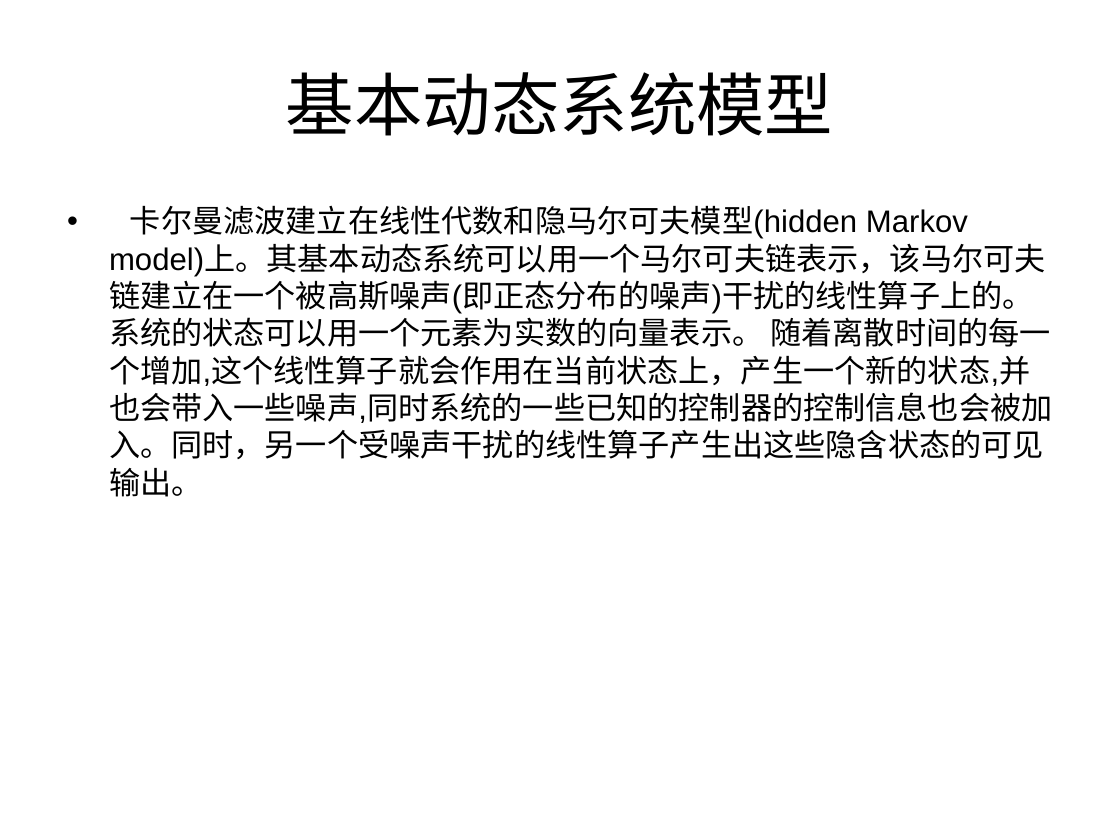
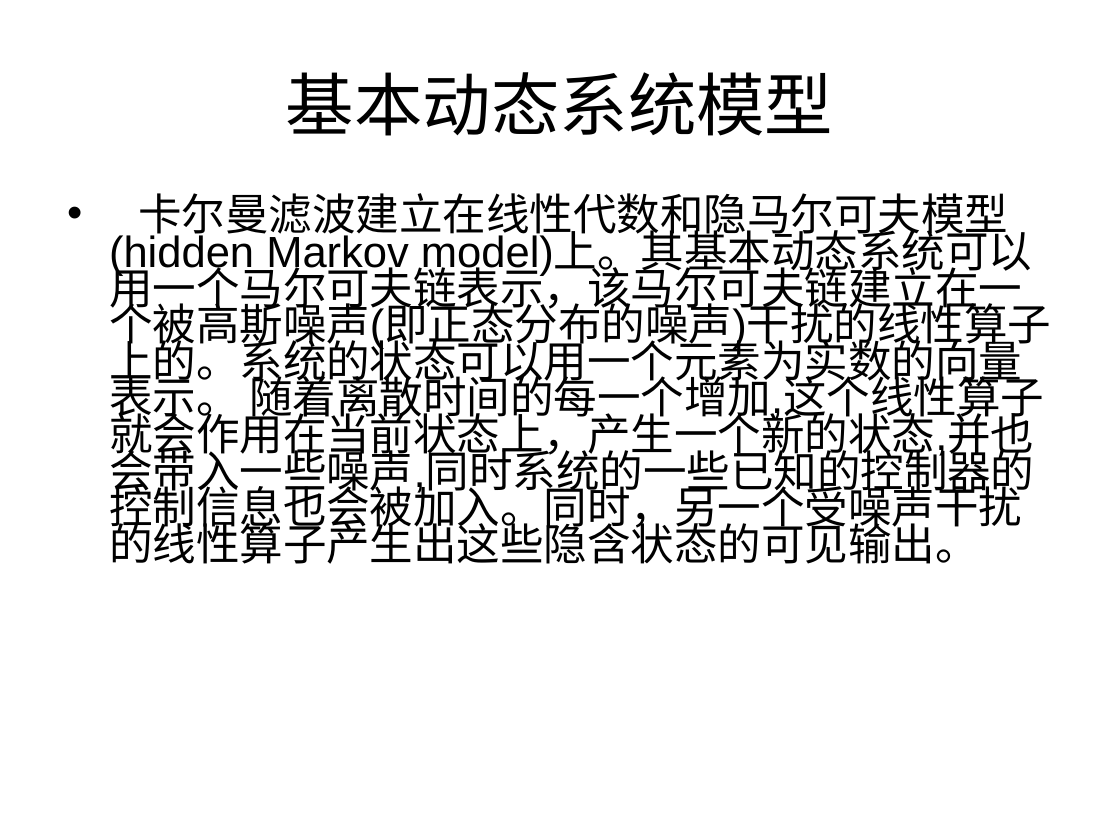
Before and after one commit to damarquezg/machine-learning, a slide deck: slide 2 of 卡尔曼滤波.ppt. Drawn at 1120x840 pixels with LibreOffice and Linux fonts; fonts in the diff are those of the drawing. Boxes give left, top, right and bottom in pixels: in the first picture for what was removed or moved away, otherwise in the second. Text is boxed around its words. In the diff, an @@ line names an element or a change of style, - is before the commit and + after.

Commit message:
do change

```diff
--- a/卡尔曼滤波.ppt
+++ b/卡尔曼滤波.ppt
@@ text "卡尔曼滤波建立在线性代数和隐马尔可夫模型(hidden Markov model)上。其基本动态系统可以用一个马尔可夫链 ..." at box(109, 193, 1051, 564): size 20 to 28 pt; line spacing 1 to 0.7; more space between paragraphs @@
```
Also in this commit, not shown: 4 slides added.
